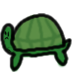
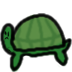
Layer changes from the first (72, 72) image to the second:
painted on "Paint Layer 1" over 23, 55, 64, 67
painted on "Paint Layer 2" over 22, 55, 66, 68
